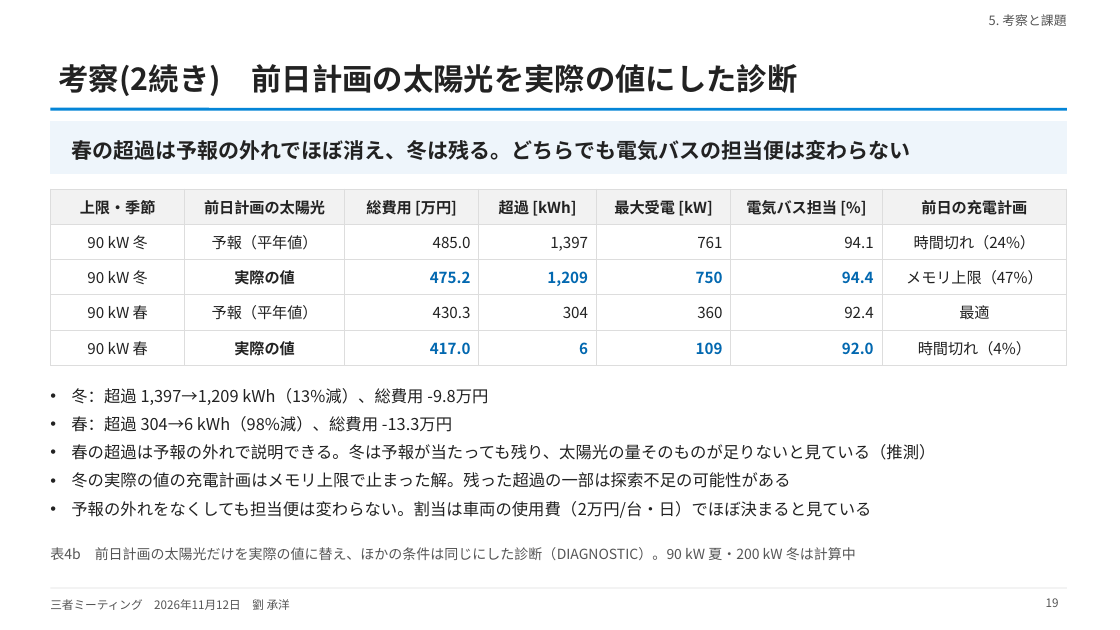
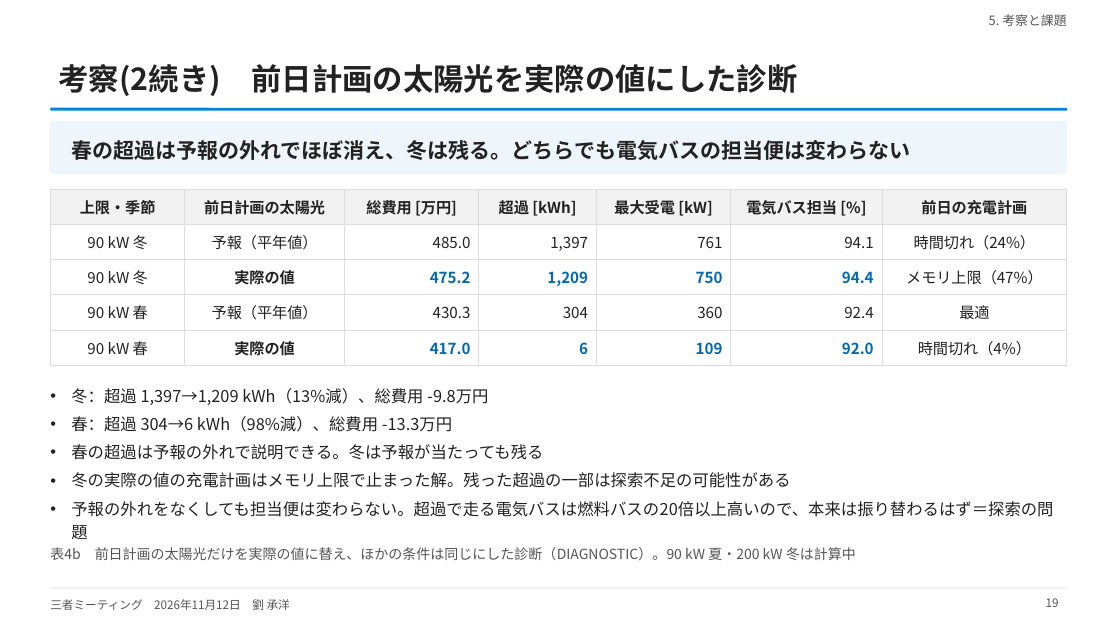
Before and after one commit to CYLIU2003/master-course, a slide deck: slide 19 of outcome/2026-11-12_three_party/three_party_20261112.pptx. Drawn at 1120x630 pixels with LibreOffice and Linux fonts; fonts in the diff are those of the drawing. Boxes give left, top, right and bottom in pixels: in the first picture for what was removed or moved away, otherwise in the second. Text is boxed around its words. In the diff, an @@ line names an element or a change of style, - is before the commit and + after.

```diff
--- a/outcome/2026-11-12_three_party/three_party_20261112.pptx
+++ b/outcome/2026-11-12_three_party/three_party_20261112.pptx
@@ text at (x1=71, y1=444, x2=543, y2=460): text changed @@
-• 春の超過は予報の外れで説明できる。冬は予報が当たっても残り、太陽光の量そのものが足りないと見ている（推測）
+• 春の超過は予報の外れで説明できる。冬は予報が当たっても残る
@@ text at (x1=71, y1=501, x2=1053, y2=539): text changed @@
-• 予報の外れをなくしても担当便は変わらない。割当は車両の使用費（2万円/台・日）でほぼ決まると見ている
+• 予報の外れをなくしても担当便は変わらない。超過で走る電気バスは燃料バスの20倍以上高いので、本来は振り替わるはず＝探索の問題
```
Also in this commit, not shown: 2 other slides changed, 3 other files.
